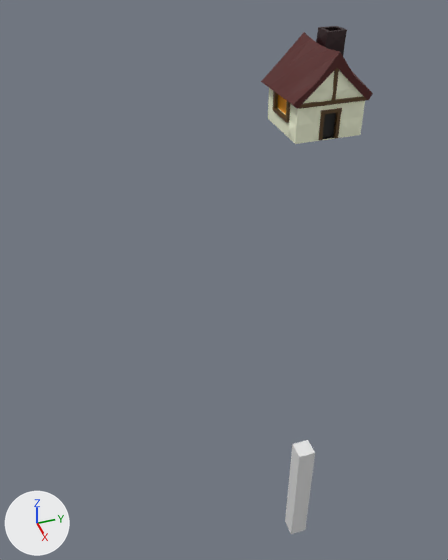
One commit to the Blender file src/Settlement.blend: the scene before it, then after it.
Camera for both pictures: a camera (50 mm lens) standing at (3.88, -1.99, 1.7) and looking at (0.95, -1.0, -0.5). The lights are fixed; the arrows at lower left show +X, +Y and +Z.

Names of what the first picture shows: 'Cube', 'body', 'framing', 'roof'.
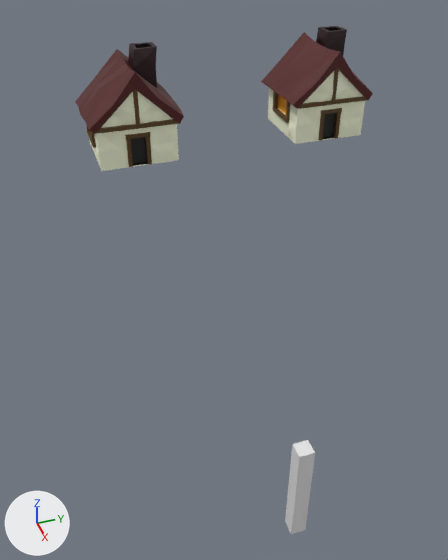
Edits to the bpy script that builds the scene:
```text
Add me_cube_005:
    me_cube_005.from_pydata(...)  # 567 vertices, 849 faces; spans x -0.1..1.75, y -1.04..1.01, z -0.58..0.89
    # faces by material slot: [572, 199, 78]
    me_cube_005.materials.append(mat_material_002)
    me_cube_005.materials.append(mat_material_001)
    me_cube_005.materials.append(mat_material_003)
Add ob_copy:
    ob_copy = bpy.data.objects.new('copy', me_cube_005)
    ob_copy.location = (-0.244, -1.323, 0.253)
    ob_copy.scale = (0.298, 0.298, 0.439)
    _m = ob_copy.modifiers.new('Triangulate', 'TRIANGULATE')
```

Pixel boxes (x1, y1, x2, y2) of what changed, in the pictures (448 x 560 px):
'copy', added: after (75, 42, 184, 171)
    faces in mat_material_003: (75, 42, 184, 134)
    faces in mat_material_001: (89, 91, 179, 171)
    faces in mat_material_002: (86, 89, 178, 167)
